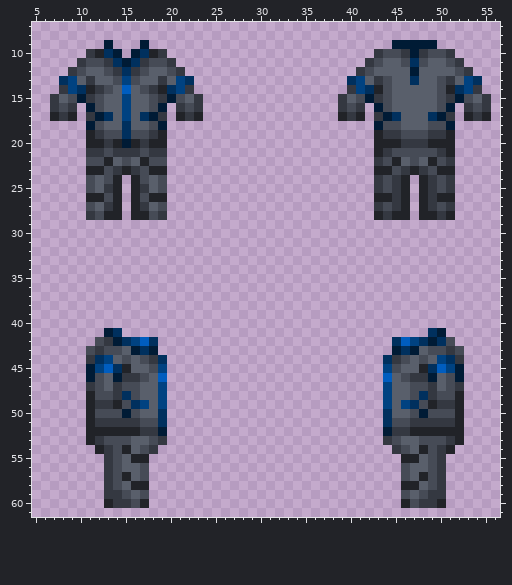
Two versions of one pixel-art sprite, Resources/Textures/Goobstation/Clothing/Uniforms/Jumpsuit/blueshield_officer.rsi/equipped-INNERCLOTHING.png. The picture above was drawn from the file before the commit.
The file is 64x64 pixels. Colours within 5 levels of each other are drawn and written as one. Shown: x 5..56, y 7..61.
New version:
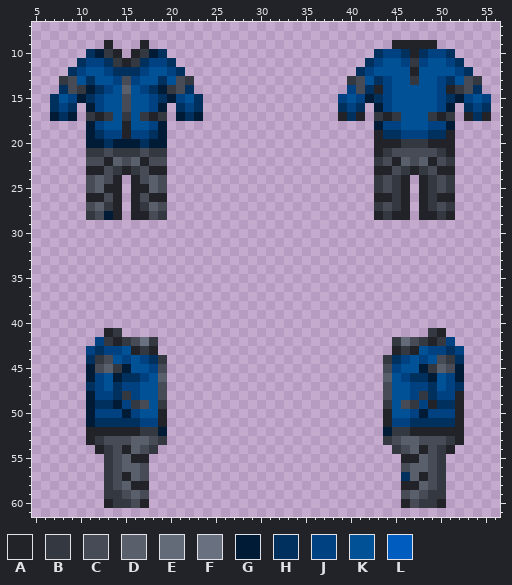
Palette (. is transparent): A #212328  B #343841  C #464b56  D #595f6b  E #636a78  F #697180  G #001b35  H #00305e  J #004281  K #005195  L #005dbf
Changes in this commit:
Changed rows in their new state; - is an unchanged pixel.
first column x 7:
 9 ------A---A---------------------------AAAAA------
10 ----HGBA-ABGH-----------------------HJJHAHJJH----
11 ---HJJHBABHJJH---------------------HJKKJBJKKJH---
12 --HJKKJH-HJKKJH-------------------HJKKKKAKKKKJH--
13 -BCKHKKJCJKKHKCB-----------------BCKHJKKBKKJHKCB-
14 -HCBGHJKDKJHGBCH-----------------JC--JKKKKKJ-BCH-
15 HKJ-HJKKCKKJH-JKH---------------JKJ-HJKKKKKJH-JKJ
16 HJH--JKKCKKJ--HJH---------------HJH--JKKKKKJ--HJH
17 GHG--ABKBKBA--GHG----------------H---ABKKKBA---H-
18 -----JKKAKKJ-------------------------JJKKKJJ-----
19 ----GHJJAJJHG------------------------HHJJJHH-----
20 ----GGHG-GHGG------------------------------------
first column x 13:
25 A---A
28 G----
first column x 11:
41 --AB----------------------------------BA--
42 -J-ABCFB--------------------------BECBABJ-
43 JHJJKABA--------------------------ABAKJJHJ
44 HBCKJKJHB------------------------BHJKJKCBH
45 -CDBGKKJC------------------------CJKKGBDC-
46 -JK-HHJKD------------------------DKJHH-KJ-
47 HJKHJJKKC------------------------CKKJJHKJH
48 GJJHBJKKC------------------------CKKJBHJJ-
49 GHHGJBCKB------------------------BKCBJ-HH-
50 GJJJ-JKKA------------------------AKKJ-JJJ-
51 GHHHHHJJA------------------------AJJHHHHH-
first column x 46:
57 H
Pixel boxes of the changes (left, top, right, bottom) in both pictures:
changed: (50, 40, 203, 148)
changed: (338, 40, 491, 139)
changed: (104, 184, 113, 220)
changed: (140, 184, 149, 193)
changed: (86, 328, 167, 427)
changed: (383, 328, 464, 427)
changed: (401, 472, 410, 481)
